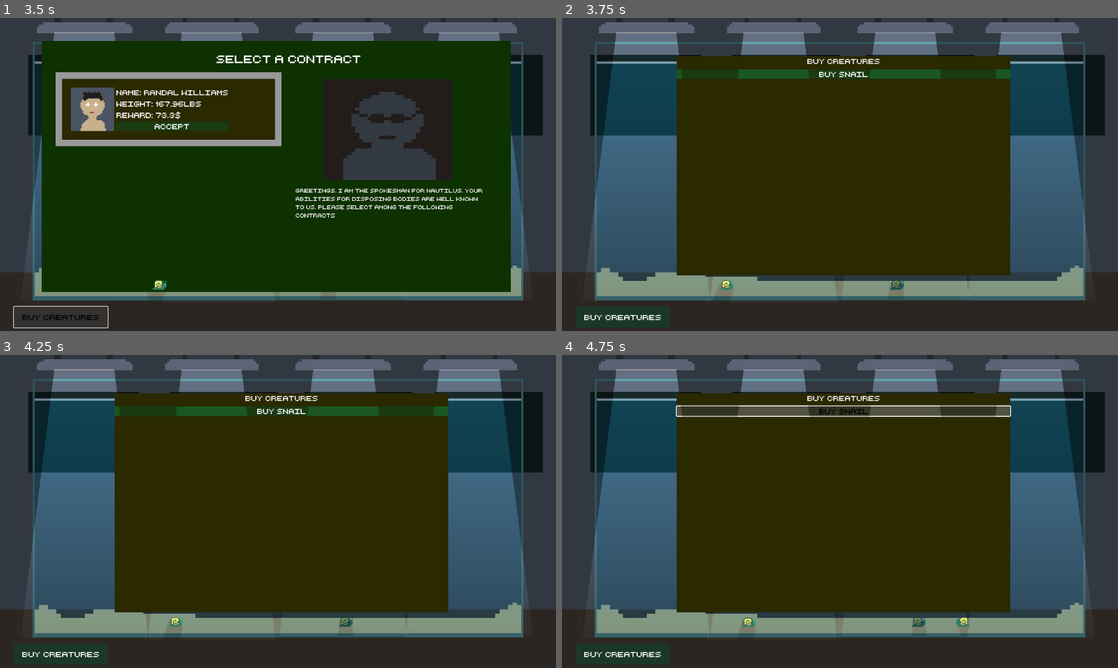
Above: before the commit, frames 1-4 (two rows, left to right).
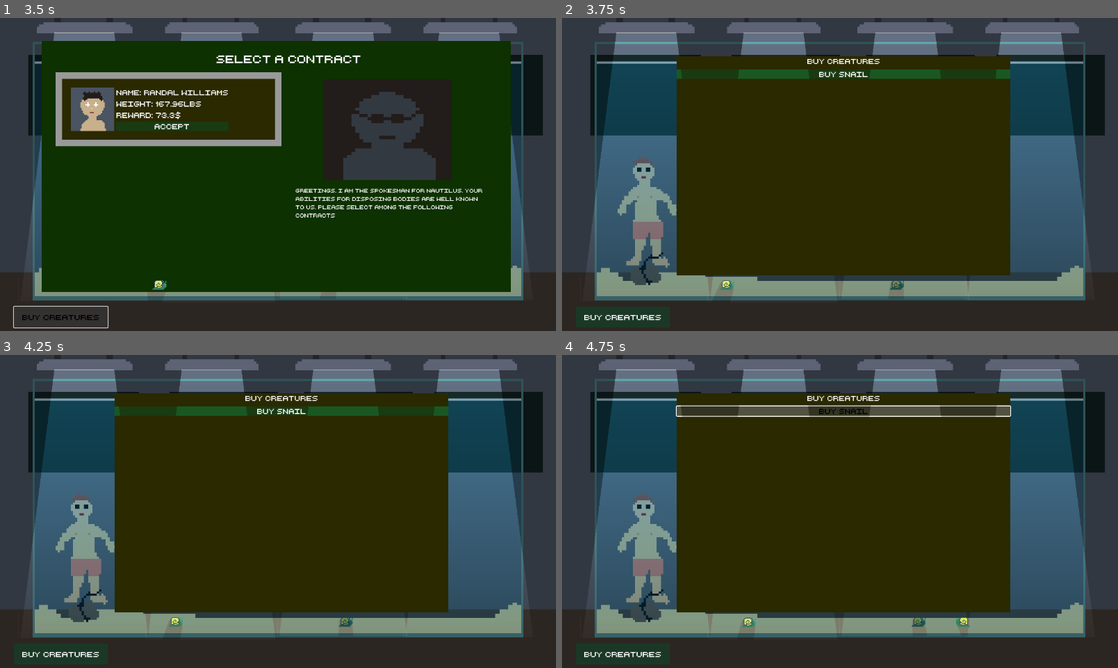
Above: after the commit, the same moments.

Repository: adrientremblay/ld56
Game: Godot game, scene res://scenes/game_screen.tscn
Same seed, same stepped clock (60 frames per second), same inputs: the game is played once before the commit and once after it.
Inputs:
- Up to frame 1 (3.5 s): click "Buy Creatures" at 0.5 s; click "buy snail" at 1.25 s; click "Buy Creatures" at 2 s; click "Buy Creatures" at 2.75 s
- Up to frame 2 (3.75 s): click "Accept" at 3.5 s
- Up to frame 3 (4.25 s): no input
- Up to frame 4 (4.75 s): click "buy snail" at 4.25 s

Frame 1 is identical in both runs. In frame 2, 1.7% of the frame differs, in the area x 10-21%, y 44-86%; in frame 3, 1.7%; in frame 4, 1.7%.

Commit message:
Accepting a contract spawns a corpse

Diff:
--- /dev/null
+++ b/scenes/corpse.tscn
@@ -0,0 +1,67 @@
+[gd_scene load_steps=11 format=3 uid="uid://f3722j5e8eqm"]
+
+[ext_resource type="Texture2D" uid="uid://cvtp1gm4svyei" path="res://assets/art/dead_body-Sheet.png" id="1_6cqjt"]
+[ext_resource type="Script" path="res://scripts/corpse.gd" id="2_8vtmh"]
+
+[sub_resource type="AtlasTexture" id="AtlasTexture_w1yqe"]
+atlas = ExtResource("1_6cqjt")
+region = Rect2(0, 0, 32, 64)
+
+[sub_resource type="AtlasTexture" id="AtlasTexture_t8m7b"]
+atlas = ExtResource("1_6cqjt")
+region = Rect2(32, 0, 32, 64)
+
+[sub_resource type="AtlasTexture" id="AtlasTexture_6al0s"]
+atlas = ExtResource("1_6cqjt")
+region = Rect2(64, 0, 32, 64)
+
+[sub_resource type="AtlasTexture" id="AtlasTexture_4owjw"]
+atlas = ExtResource("1_6cqjt")
+region = Rect2(96, 0, 32, 64)
+
+[sub_resource type="AtlasTexture" id="AtlasTexture_poycy"]
+atlas = ExtResource("1_6cqjt")
+region = Rect2(128, 0, 32, 64)
+
+[sub_resource type="AtlasTexture" id="AtlasTexture_nhx26"]
+atlas = ExtResource("1_6cqjt")
+region = Rect2(160, 0, 32, 64)
+
+[sub_resource type="AtlasTexture" id="AtlasTexture_6jutx"]
+atlas = ExtResource("1_6cqjt")
+region = Rect2(192, 0, 32, 64)
+
+[sub_resource type="SpriteFrames" id="SpriteFrames_ul3v6"]
+animations = [{
+"frames": [{
+"duration": 1.0,
+"texture": SubResource("AtlasTexture_w1yqe")
+}, {
+"duration": 1.0,
+"texture": SubResource("AtlasTexture_t8m7b")
+}, {
+"duration": 1.0,
+"texture": SubResource("AtlasTexture_6al0s")
+}, {
+"duration": 1.0,
+"texture": SubResource("AtlasTexture_4owjw")
+}, {
+"duration": 1.0,
+"texture": SubResource("AtlasTexture_poycy")
+}, {
+"duration": 1.0,
+"texture": SubResource("AtlasTexture_nhx26")
+}, {
+"duration": 1.0,
+"texture": SubResource("AtlasTexture_6jutx")
+}],
+"loop": true,
+"name": &"default",
+"speed": 5.0
+}]
+
+[node name="Corpse" type="AnimatedSprite2D"]
+position = Vector2(26, -165)
+scale = Vector2(5, 5)
+sprite_frames = SubResource("SpriteFrames_ul3v6")
+script = ExtResource("2_8vtmh")
--- a/scenes/game_screen.gd
+++ b/scenes/game_screen.gd
@@ -1,6 +1,8 @@
 extends Node2D
 
 @export var landCreatureScene: PackedScene
+@export var corpse_scene: PackedScene
+
 @onready var contract_menu = $UI/ContractMenu
 @onready var corpse_spawn1 = $Aquarium/CorpseSpawn1
 @onready var corpse_spawn2 = $Aquarium/CorpseSpawn2
@@ -28,4 +30,7 @@
 	if (spawn_point == null):
 		return
 
-	#asdf
+	# spawn corpse
+	var new_corpse = corpse_scene.instantiate()
+	new_corpse.construct(person_name, weight, reward)
+	spawn_point.add_child(new_corpse)
--- a/scenes/game_screen.tscn
+++ b/scenes/game_screen.tscn
@@ -7,6 +7,7 @@
 [ext_resource type="Shader" path="res://scenes/light_limit_shader.gdshader" id="4_l7kro"]
 [ext_resource type="Texture2D" uid="uid://by5yr2j6yd8xi" path="res://assets/art/light_texture.png" id="4_lrlsq"]
 [ext_resource type="Script" path="res://scenes/UI.gd" id="4_sfu83"]
+[ext_resource type="PackedScene" uid="uid://f3722j5e8eqm" path="res://scenes/corpse.tscn" id="4_tr83u"]
 [ext_resource type="Texture2D" uid="uid://dpi5tefilv2my" path="res://assets/art/spokesman.png" id="7_5muyo"]
 [ext_resource type="Script" path="res://scenes/ContractMenu.gd" id="8_u3xyv"]
 [ext_resource type="PackedScene" uid="uid://83gh73m2e22b" path="res://scenes/contract.tscn" id="10_j63wu"]
@@ -27,25 +28,26 @@
 [node name="GameScreen" type="Node2D"]
 script = ExtResource("1_ka8qc")
 landCreatureScene = ExtResource("2_nfyws")
-
-[node name="Aquarium" type="Node2D" parent="."]
-
-[node name="CorpseSpawn1" type="Node2D" parent="Aquarium"]
-position = Vector2(172, 619)
-
-[node name="CorpseSpawn2" type="Node2D" parent="Aquarium"]
-position = Vector2(479, 619)
-
-[node name="CorpseSpawn3" type="Node2D" parent="Aquarium"]
-position = Vector2(782, 619)
-
-[node name="CorpseSpawn4" type="Node2D" parent="Aquarium"]
-position = Vector2(1081, 622)
+corpse_scene = ExtResource("4_tr83u")
 
 [node name="AquariumBackdrop" type="Sprite2D" parent="."]
 position = Vector2(640, 360)
 scale = Vector2(5, 5)
 texture = ExtResource("1_sqbh1")
+
+[node name="Aquarium" type="Node2D" parent="."]
+
+[node name="CorpseSpawn1" type="Node2D" parent="Aquarium"]
+position = Vector2(172, 619)
+
+[node name="CorpseSpawn2" type="Node2D" parent="Aquarium"]
+position = Vector2(479, 619)
+
+[node name="CorpseSpawn3" type="Node2D" parent="Aquarium"]
+position = Vector2(782, 619)
+
+[node name="CorpseSpawn4" type="Node2D" parent="Aquarium"]
+position = Vector2(1081, 622)
 
 [node name="NavigationRegion2D" type="NavigationRegion2D" parent="."]
 navigation_polygon = SubResource("NavigationPolygon_w865j")
--- /dev/null
+++ b/scripts/corpse.gd
@@ -0,0 +1,10 @@
+class_name Corpse extends AnimatedSprite2D
+
+var person_name
+var weight
+var reward
+
+func construct(person_name, weight, reward):
+	self.person_name = person_name
+	self.weight = weight
+	self.reward = reward
--- a/scripts/land_creature.gd
+++ b/scripts/land_creature.gd
@@ -8,6 +8,8 @@
 
 @onready var navigation_agent: NavigationAgent2D = $NavigationAgent2D
 @onready var sprite: Sprite2D = $Sprite2D
+
+var target_corpse
 
 func _ready():
 	# These values need to be adjusted for the actor's speed
Binary file added: assets/art/dead_body-Sheet.png
Not shown, added: assets/art/dead_body-Sheet.png.import
Not shown: 1 places in scenes/game_screen.tscn that only renumber resources
